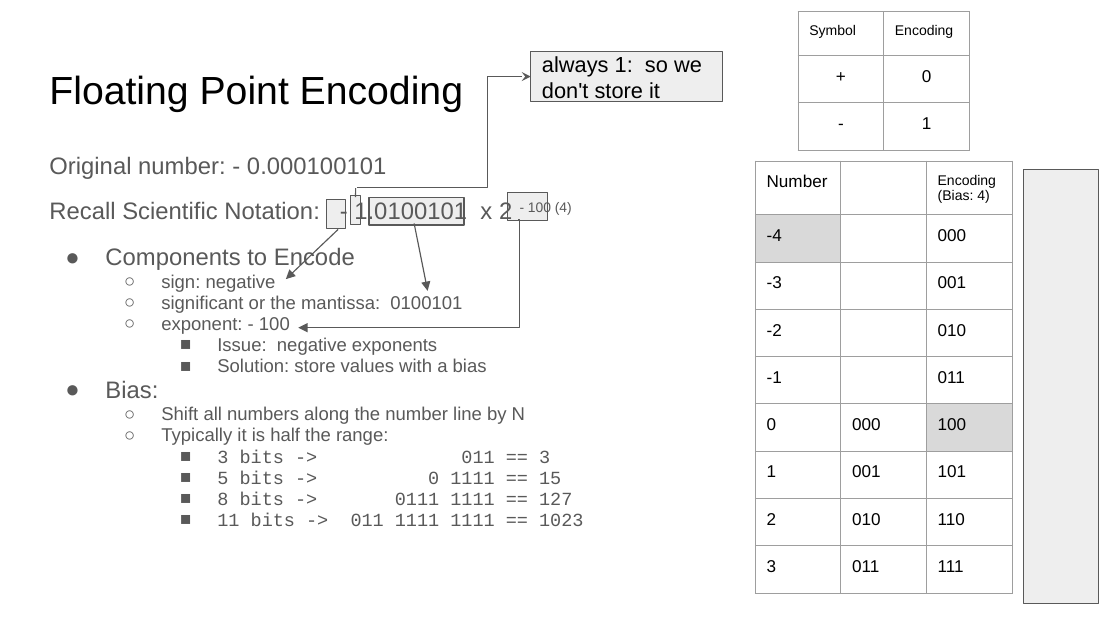
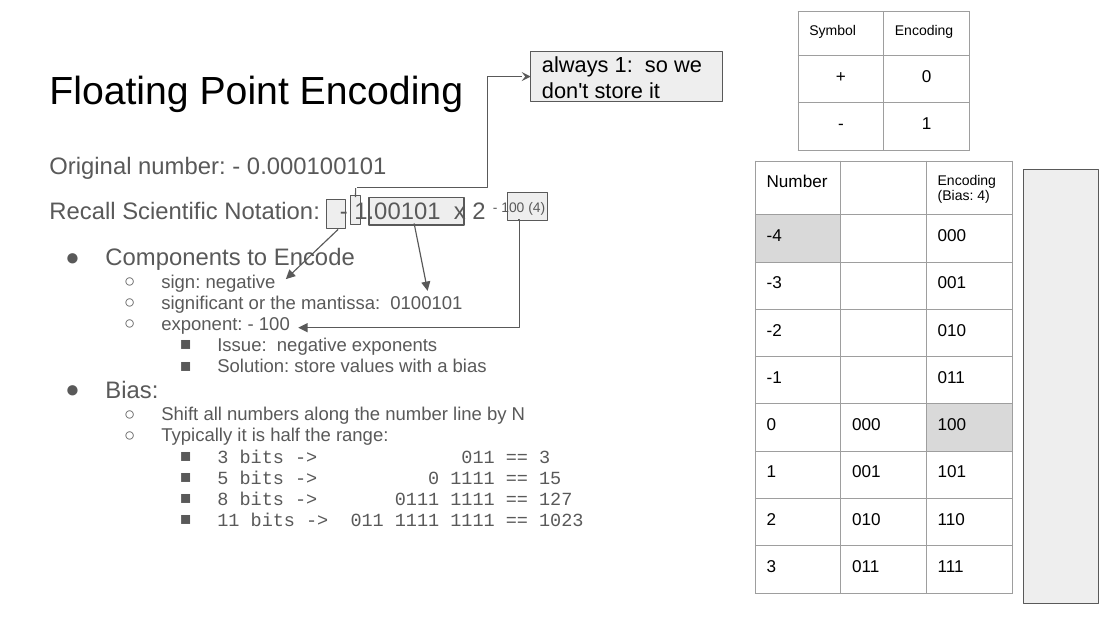
Before and after one commit to COMP122/comp122-s23, a slide deck: slide 12 of format-encodings/documents/ARCHIVE/introduction-to-numbering-systems.pptx. Drawn at 1120x630 pixels with LibreOffice and Linux fonts; fonts in the diff are those of the drawing. Boxes give left, top, right and bottom in pixels: in the first picture for what was removed or moved away, otherwise in the second. Text is boxed around its words. In the diff, an @@ line names an element or a change of style, - is before the commit and + after.

Commit message:
updates from today

```diff
--- a/format-encodings/documents/ARCHIVE/introduction-to-numbering-systems.pptx
+++ b/format-encodings/documents/ARCHIVE/introduction-to-numbering-systems.pptx
@@ text at <box>49,200,545,225</box>: text changed @@
-Recall Scientific Notation: - 1.0100101 x 2 - 100 (4)
+Recall Scientific Notation: - 1.00101 x 2 - 100 (4)
```
Also in this commit, not shown: 1 other slide changed.
